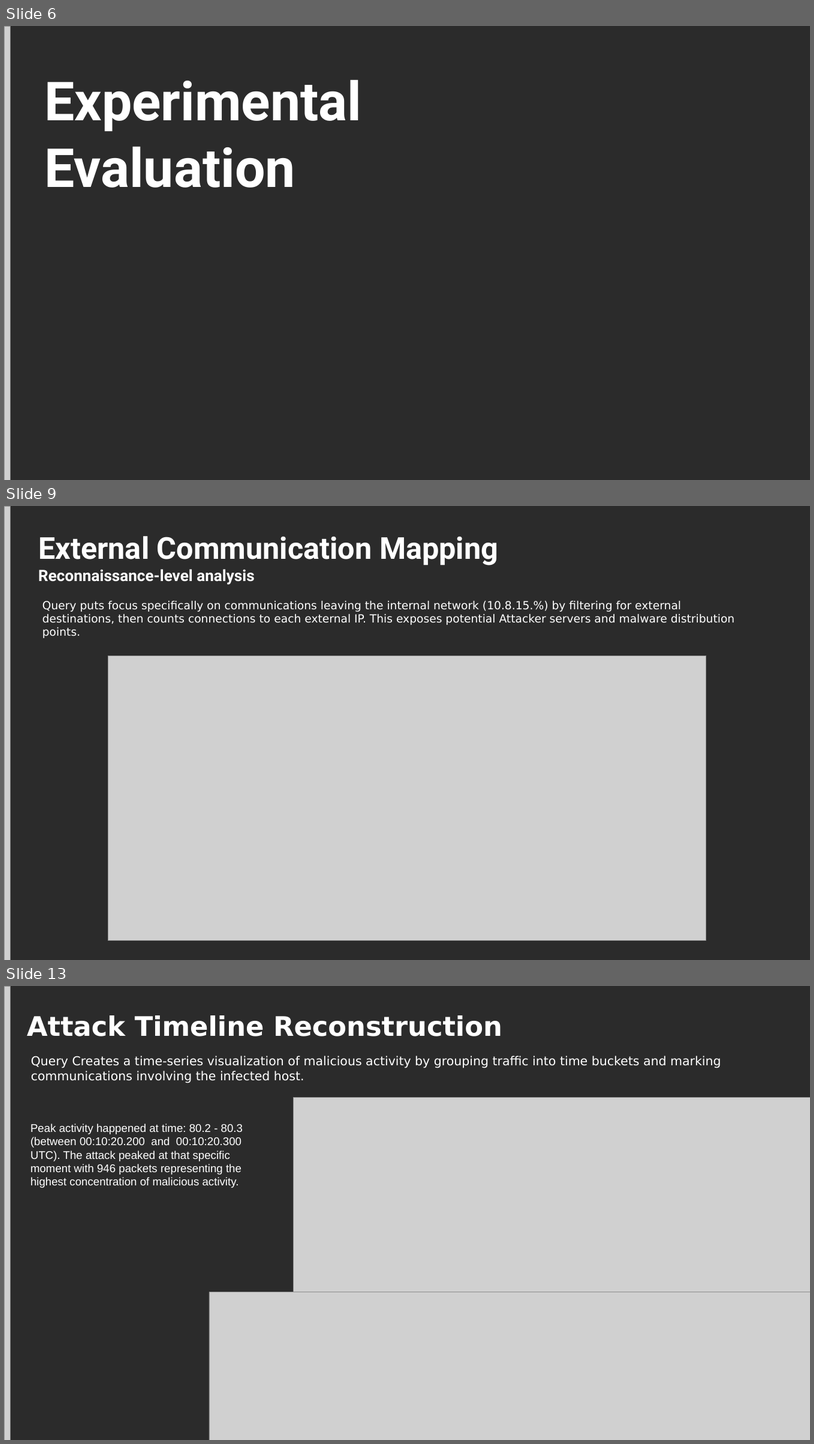
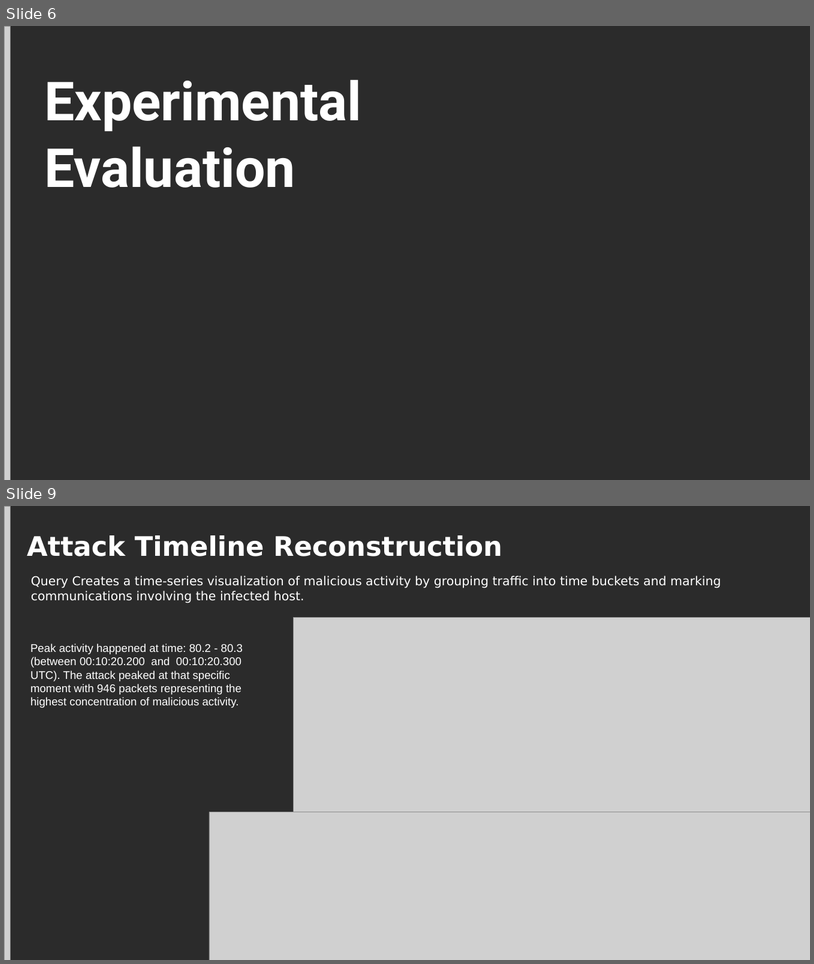
Before and after one commit to MelissaAbdelkafi/Splunk-Entreprise-Evaluation-in-Threat-Detection, a slide deck: SplunkEvaluationPresentation.pptx. Shown one above the other, each under a label of ours: slides 6, 9 and 13 before the commit, slides 6 and 9 after it; the slides between them are not shown. The pictures are 814x1444 and 814x964 pixels, drawn with LibreOffice and Linux fonts; fonts in the diff are those of the drawing; grey boxes stand for pictures; background and template pictures are left out; a plain dark background stands for a picture behind light text. Boxes give left, top, right and bottom in pixels: in the first picture for what was removed or moved away, otherwise in the second. Text is boxed around its words. In the diff, an @@ line names an element or a change of style, - is before the commit and + after.

```diff
--- a/SplunkEvaluationPresentation.pptx
+++ b/SplunkEvaluationPresentation.pptx
@@ slide 9 removed at box(4, 506, 810, 960), background picture (left out) @@
@@ picture removed at box(4, 506, 11, 960) @@
@@ title removed at box(38, 536, 498, 585) @@
-External Communication Mapping
-Reconnaissance-level analysis
@@ text removed at box(42, 601, 735, 638) @@
-Query puts focus specifically on communications leaving the internal network (10.8.15.%) by filtering for external destinations, then counts connections to each external IP. This exposes potential Attacker servers and malware distribution points.
@@ picture removed at box(108, 655, 707, 940) @@
@@ what was slide 13 is now slide 9 @@
```
Also in this commit, not shown: 6 slides changed, 4 other slides removed.
